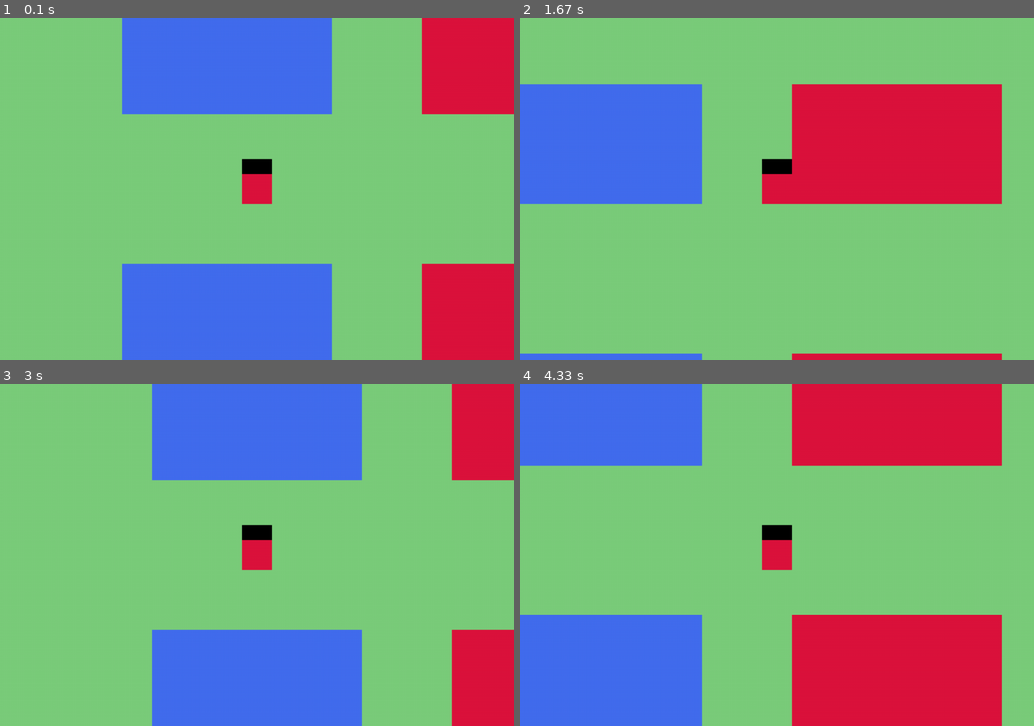
Above: before the commit, frames 1-4 (two rows, left to right).
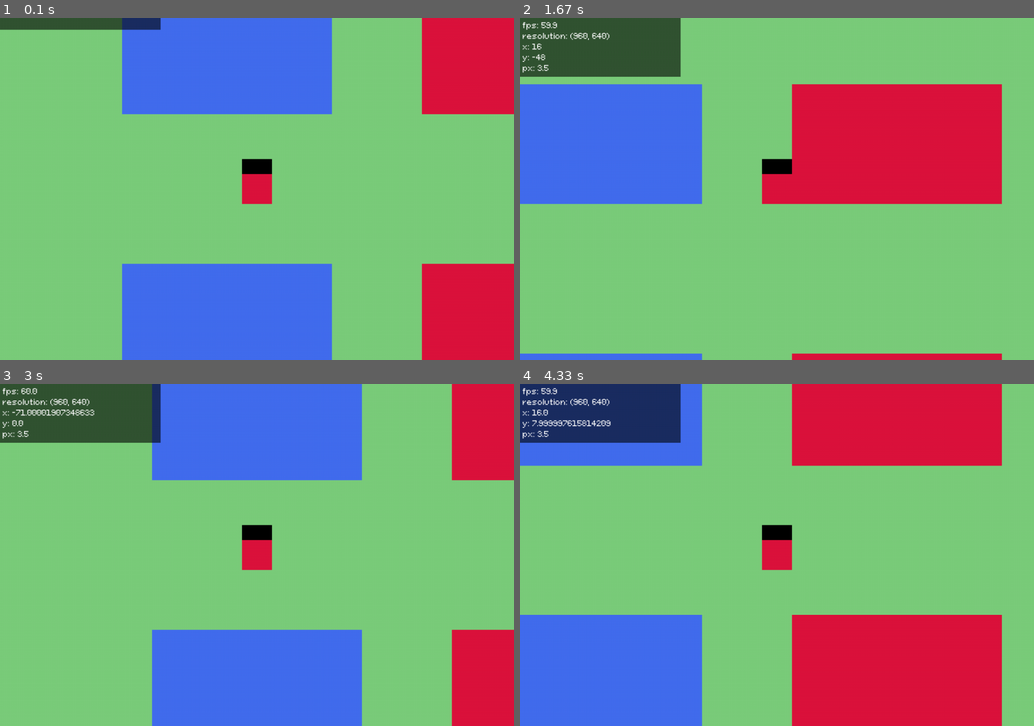
Above: after the commit, the same moments.

Repository: kritserv/rpg-maker-style-top-down-game-template
Game: pygame game, started from main.py
Two runs of this game, one before a commit and one after it. Both use one fixed random seed, a clock stepped at 60 frames per second and the inputs below.
Inputs:
- Up to frame 1 (0.1 s): no input
- Up to frame 2 (1.67 s): hold Right 0.33-0.8 s; hold Up 0.83-1.13 s; hold Right 1.17-1.63 s
- Up to frame 3 (3 s): hold Left 1.67-2.2 s; hold Down 2.23-2.53 s; hold Left 2.57-2.97 s
- Up to frame 4 (4.33 s): hold Up 3-3.37 s; hold Right 3.4-4.03 s; hold Down from 4.07 s (still down)

The runs differ from the first frame. In frame 1, 1.1% of the frame differs, in the area x 0-32%, y 0-4%; in frame 2, 5.4%, in the area x 0-32%, y 0-18%; in frame 3, 5.4%; in frame 4, 5.4%.

Commit message:
test making map stop following player

Diff:
--- a/main.py
+++ b/main.py
@@ -21,7 +21,7 @@
 
 	run = True
 	cap_fps = False
-	debug = False
+	debug = True
 	debug_list = [""]
 	full_screen_toggle = False
 
@@ -60,6 +60,9 @@
 
 	top_down_map.resize(pixel_size, player)
 
+	follow_player_x = True
+	follow_player_y = True
+
 	debug_timer = Timer()
 	debug_timer.start()
 
@@ -72,8 +75,19 @@
 
 		# ====================== [ LOGIC ] ======================
 
+		if player.pos[0] < -144:
+			follow_player_x = False
+		else:
+			follow_player_x = True
+
 		player.update(dt)
-		top_down_map.update(pixel_size, player)
+
+		top_down_map.update(
+			pixel_size,
+			player,
+			follow_player_x,
+			follow_player_y
+		)
 
 		# ====================== [ GRAPHIC ] =====================
 
@@ -89,8 +103,8 @@
 		top_down_map.resize(pixel_size, player)
 
 		screen.fill(green)
-		top_down_map.draw()
-		player.draw()
+		top_down_map.draw(follow_player_x, follow_player_y, pixel_size)
+		player.draw(pixel_size, follow_player_x, follow_player_y)
 		black_bar.draw_if_set(curr_width, curr_height, ratio)
 
 		# ====================== [ TEST ] ======================
--- a/my_object/func/topdownmap.py
+++ b/my_object/func/topdownmap.py
@@ -1,8 +1,15 @@
 import pygame as pg
 
-def move_map(tdmap, pixel_size, player):
-	tdmap.x = -player.pos[0] * pixel_size + tdmap.screen.get_width()/2
-	tdmap.y = -player.pos[1] * pixel_size + tdmap.screen.get_height()/2
+def move_map(tdmap, pixel_size, player, follow_player_x, follower_player_y):
+	if follow_player_x:
+		tdmap.x = -player.pos[0] * pixel_size + tdmap.screen.get_width()/2
+	else:
+		tdmap.x = 144*pixel_size + pixel_size + tdmap.screen.get_width()/2
+
+	if follower_player_y:
+		tdmap.y = -player.pos[1] * pixel_size + tdmap.screen.get_height()/2
+	else:
+		tdmap.y = pixel_size + tdmap.screen.get_height()/2
 
 def correct_all_map_rect(tdmap, pixel_size):
 	tile_size = pixel_size*16
--- a/my_object/player.py
+++ b/my_object/player.py
@@ -22,8 +22,11 @@
 		resize_pixel(self, pixel_size)
 		self.transformed_rects = correct_all_rect(self, pixel_size)
 
-	def draw(self):
+	def draw(self, pixel_size, follow_player_x, follow_player_y):
 		for rect, color in self.transformed_rects:
+			if not follow_player_x:
+				offset_x = (self.pos[0] + 144) * pixel_size
+				rect[0] += offset_x
 			pg.draw.rect(self.screen, color, rect)
 
 	def update(self, dt):
--- a/my_object/topdownmap.py
+++ b/my_object/topdownmap.py
@@ -11,9 +11,9 @@
 	def resize(self, pixel_size, player):
 		self.transformed_rects = correct_all_map_rect(self, pixel_size)
 
-	def draw(self):
+	def draw(self, follow_player_x, follow_player_y, pixel_size):
 		for rect, color in self.transformed_rects:
 			pg.draw.rect(self.screen, color, rect)
 
-	def update(self, pixel_size, player):
-		move_map(self, pixel_size, player)
+	def update(self, pixel_size, player, follow_player_x, follow_player_y):
+		move_map(self, pixel_size, player, follow_player_x, follow_player_y)
